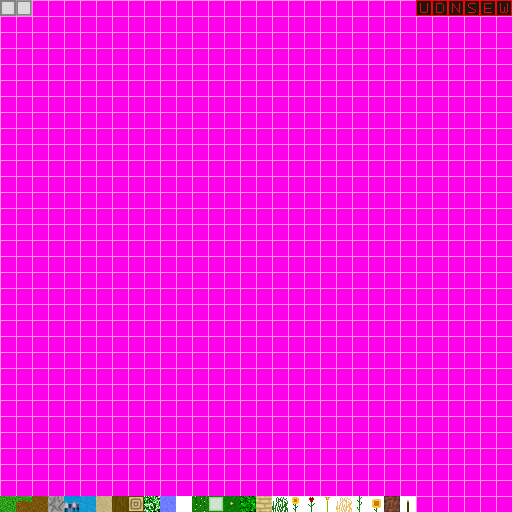
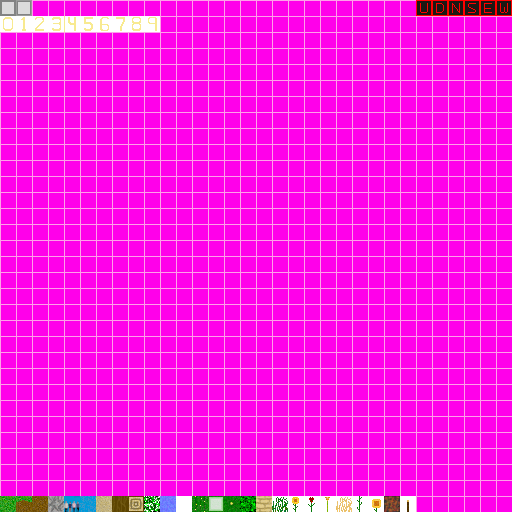
Revision of a layered w=512, h=512 image; what changed, layer by layer:
painted on "Pasted Layer" over <box>0,16,160,32</box>
